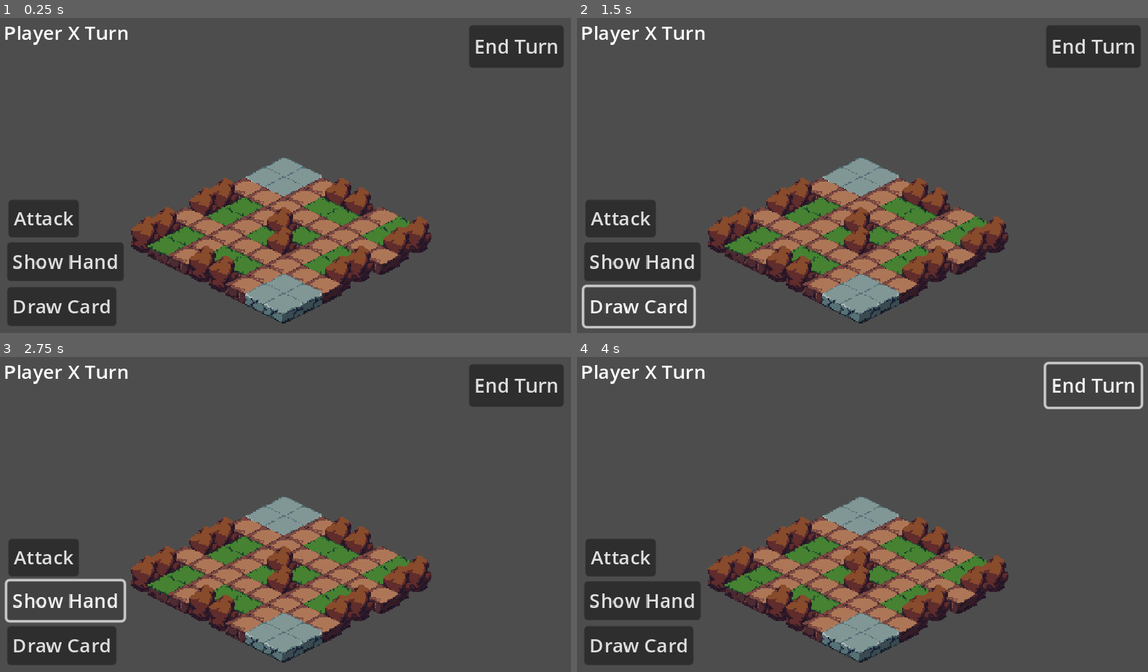
Above: before the commit, frames 1-4 (two rows, left to right).
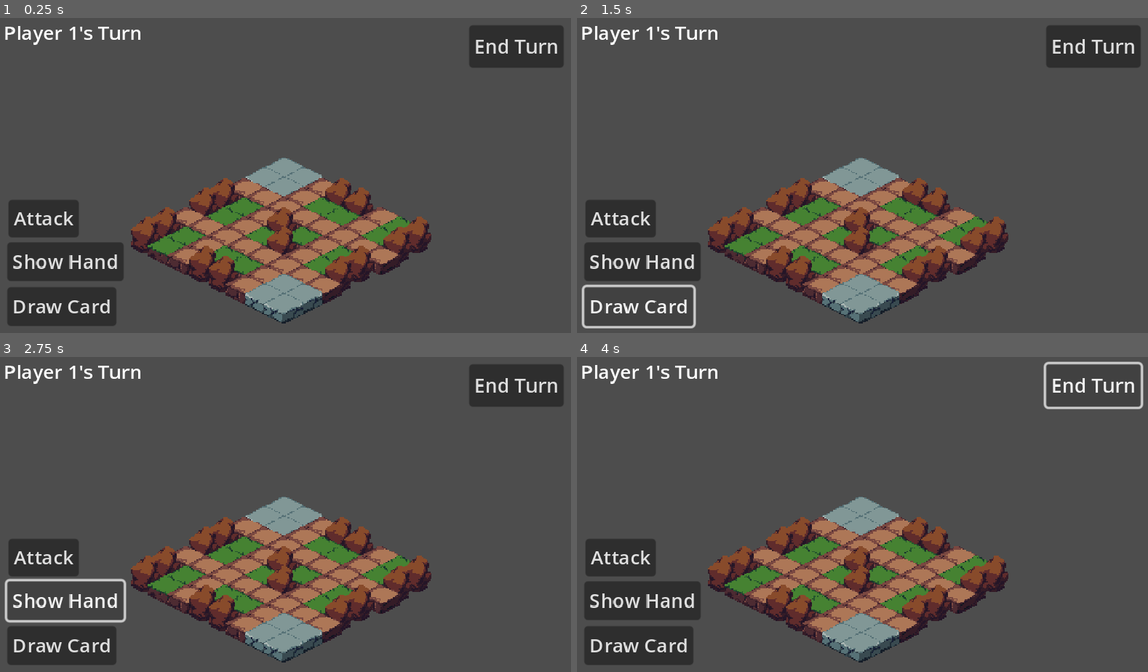
Above: after the commit, the same moments.

Repository: CodingMan275/gunslinger
Game: Godot game, scene res://Main_Scene_Board/node_2d.tscn
Two runs of this game, one before a commit and one after it. Both use one fixed random seed, a clock stepped at 60 frames per second and the inputs below. This scene is started directly instead of the project's main scene. The engine's default icon, where the game draws it, is replaced by a stand-in: a white triangle on a blue panel in a dark square.
Inputs:
- Up to frame 1 (0.25 s): no input
- Up to frame 2 (1.5 s): click "End Turn" at 0.5 s; click "Draw Card" at 1.25 s
- Up to frame 3 (2.75 s): click "Show Hand" at 2 s
- Up to frame 4 (4 s): click "Attack" at 2.75 s; click "End Turn" at 3.5 s

The runs differ from the first frame. In frame 1, 0.3% of the frame differs, in the area x 11-25%, y 2-7%; in frame 2, 0.3%; in frame 3, 0.3%; in frame 4, 0.3%.
Error before the commit: Parse Error: Function "_drawTownDeck" has the same name as a previously declared function. (res://Main_Scene_Board/rules_controller.gd:278)
Error after the commit: Invalid access of index '0' on a base object of type: 'Array'. (res://Main_Scene_Board/rules_controller.gd:129)

Commit message:
Test fix 1

Diff:
--- a/Main_Scene_Board/node_2d.tscn
+++ b/Main_Scene_Board/node_2d.tscn
@@ -165,7 +165,6 @@
 properties/6/spawn = true
 properties/6/replication_mode = 1
 
-
 [sub_resource type="GDScript" id="GDScript_7iaxx"]
 script/source = "extends CanvasLayer
 
--- a/Main_Scene_Board/rules_controller.gd
+++ b/Main_Scene_Board/rules_controller.gd
@@ -123,35 +123,6 @@
 
 
 
-func _drawTownDeck(): # fucntion that simulates the cards being drawn
-
-	var DrawSize = DrawArray.size() # Checks size of the array we're drawing from
-	if (DrawSize != 0): # first element exists -> array has some cards left
-		var TDCard = DrawArray[0] # gets the first element value
-		GlobalScript.DebugScript.add("DrawArray drew  "+str(TDCard))
-		DrawArray.pop_front() #pop it out
-		DiscardArray.push_front(TDCard) #push on discard array
-		GlobalScript.DebugScript.add("DiscardArray has  "+str(DiscardArray))
-		GlobalScript.DebugScript.add("DrawArray has  "+str(DrawArray))
-		#for n in DrawSize-1: # (in theory) should loop through the array and "push" everything up one spot in the array
-		#	DrawArray[n] = DrawArray[n+1]
-	else:
-		for n in 12:
-			DrawArray.push_front(DiscardArray[n]) #(dont think this works like I think it does) copy contents from discard back to draw
-		DiscardArray.clear()
-		DrawArray.shuffle() # shuffles the array contents
-		var TDCard = DrawArray[0] #since its and if/else, we need to run the code from the if, or else the player would simply not be able to have a card drawn
-		GlobalScript.DebugScript.add("DrawArray drew  "+str(TDCard))
-		DrawArray.pop_front()
-		DiscardArray.push_front(TDCard)
-		GlobalScript.DebugScript.add("DiscardArray has  "+str(DiscardArray))
-		GlobalScript.DebugScript.add("DrawArray has  "+str(DrawArray))
-		#for n in DrawSize-1:
-		#	DrawArray[n] = DrawArray[n+1]
-
-
-
-
 # Called every frame. 'delta' is the elapsed time since the previous frame.
 func _process(delta: float) -> void:
 	for n in numPlayers:
@@ -159,25 +130,6 @@
 			get_tree().quit()
 	pass
 
-
-
-func _onStartDraw(player_index: int) -> void:
-	var gunslinger_card = GunslingerArray[randi() % GunslingerArray.size()]
-	GlobalScript.DebugScript.add("Player " + str(player_index) + " drew card " + gunslinger_card)
-	GunslingerArray.erase(gunslinger_card)  # Remove the drawn card
-	for i in range(3):
-		var hired_gun_index = randi() % HiredGunArray.size()
-		var hired_gun_card = HiredGunArray[hired_gun_index]
-		GlobalScript.DebugScript.add("Player " + str(player_index) + " drew card " + hired_gun_card)
-		Scenes[player_index - 1].Player.add_card(hired_gun_card)
-		HiredGunArray.erase(hired_gun_card)  # Remove the drawn card
-
-	for i in range(5):
-		var weapon_index = randi() % WeaponArray.size()
-		var weapon_card = WeaponArray[weapon_index]
-		GlobalScript.DebugScript.add("Player " + str(player_index) + " drew card " + weapon_card)
-		Scenes[player_index - 1].Player.add_card(weapon_card)
-		WeaponArray.erase(weapon_card)  # Remove the drawn card
 
 
 func _onCardDraw() -> void:
